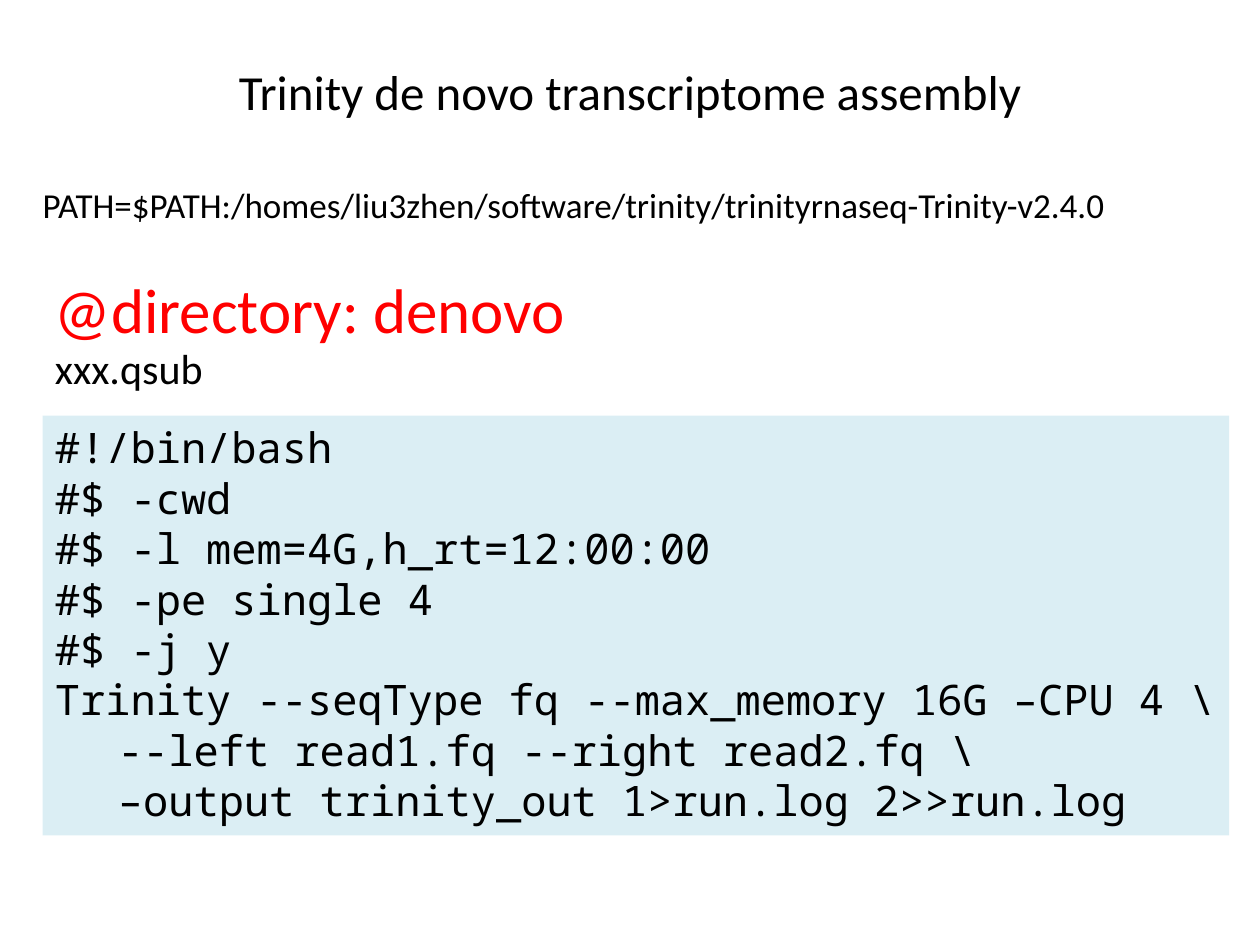
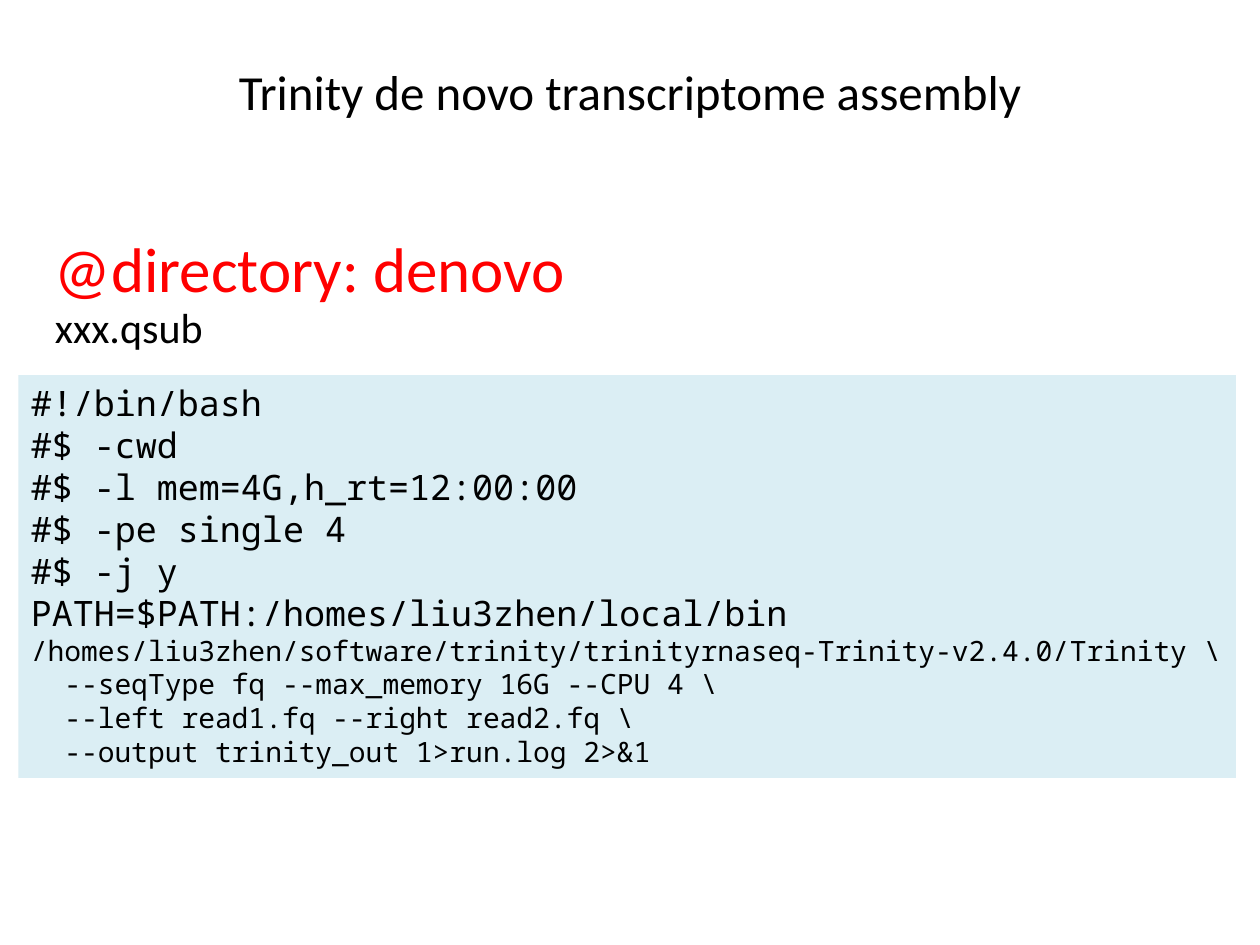
Before and after one commit to ravinpoudel/PLPTH813Bioinformatics, a slide deck: slide 6 of labs/lab11_RNA-Seq.pptx (slide 5 before the commit). Drawn at 1260x945 pixels with LibreOffice and Linux fonts; fonts in the diff are those of the drawing. Boxes give left, top, right and bottom in pixels: in the first picture for what was removed or moved away, otherwise in the second. Text is boxed around its words. In the diff, an @@ line names an element or a change of style, - is before the commit and + after.

```diff
--- a/labs/lab11_RNA-Seq.pptx
+++ b/labs/lab11_RNA-Seq.pptx
@@ text removed at bbox=[43, 193, 1105, 224] @@
-PATH=$PATH:/homes/liu3zhen/software/trinity/trinityrnaseq-Trinity-v2.4.0
@@ text "@directory: denovo": place and size @@
-text "@directory: denovo" at bbox=[55, 289, 565, 343]
+text "@directory: denovo" at bbox=[55, 248, 565, 302]
@@ text "xxx.qsub": place and size @@
-text "xxx.qsub" at bbox=[55, 354, 203, 391]
+text "xxx.qsub" at bbox=[55, 313, 203, 350]
@@ rectangle "#!/bin/bash": place and size @@
-rectangle "#!/bin/bash" at bbox=[43, 416, 1230, 835]
+rectangle "#!/bin/bash" at bbox=[19, 375, 1236, 779]
@@ text in rectangle at bbox=[31, 389, 600, 735]: size 24 to 20 pt in "#!/bin/bash", "#$ -cwd", "#$ -l mem=4G,h_rt=12:00:00", "#$ -pe single 4" and 1 more places; size 24 to 16 pt in "--left read1.fq --right read2.fq \" @@
@@ text in rectangle at bbox=[31, 599, 1187, 701]: text changed; size 24 to 16 pt @@
-Trinity --seqType fq --max_memory 16G –CPU 4 \
+PATH=$PATH:/homes/liu3zhen/local/bin
+/homes/liu3zhen/software/trinity/trinityrnaseq-Trinity-v2.4.0/Trinity \
+--seqType fq --max_memory 16G --CPU 4 \
@@ text in rectangle at bbox=[64, 740, 650, 769]: text changed; size 24 to 16 pt @@
-–output trinity_out 1>run.log 2>>run.log
+--output trinity_out 1>run.log 2>&1
```
Also in this commit, not shown: 2 other slides changed, 1 slide added.
